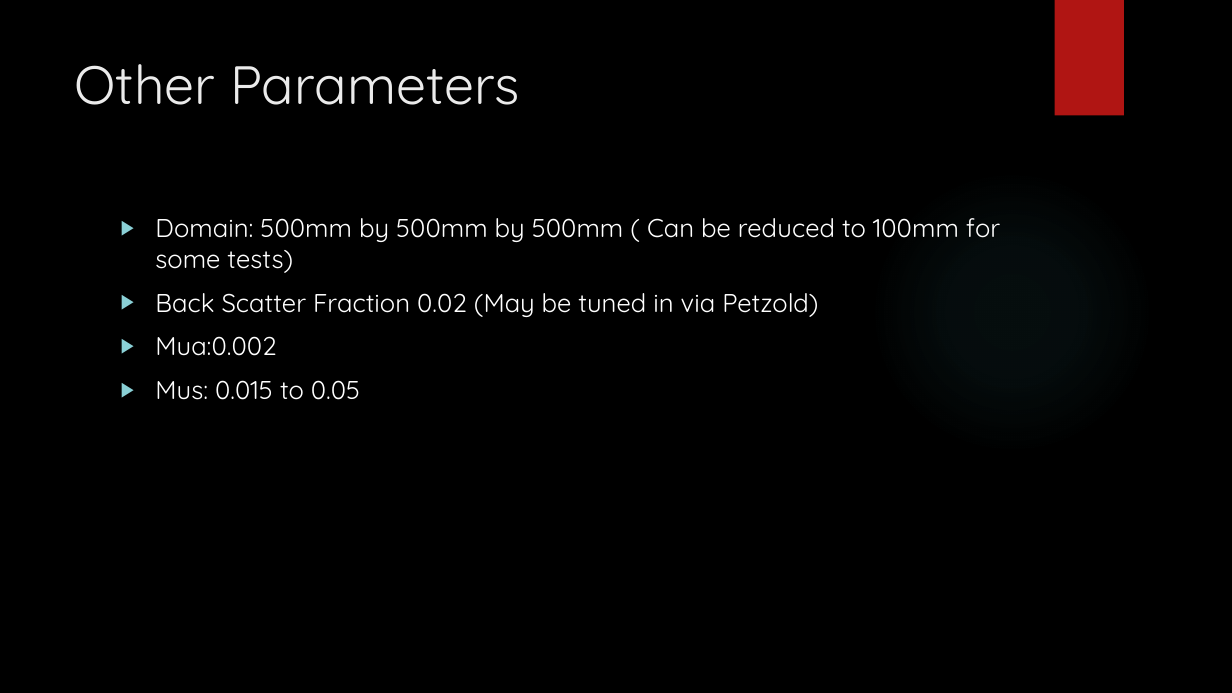
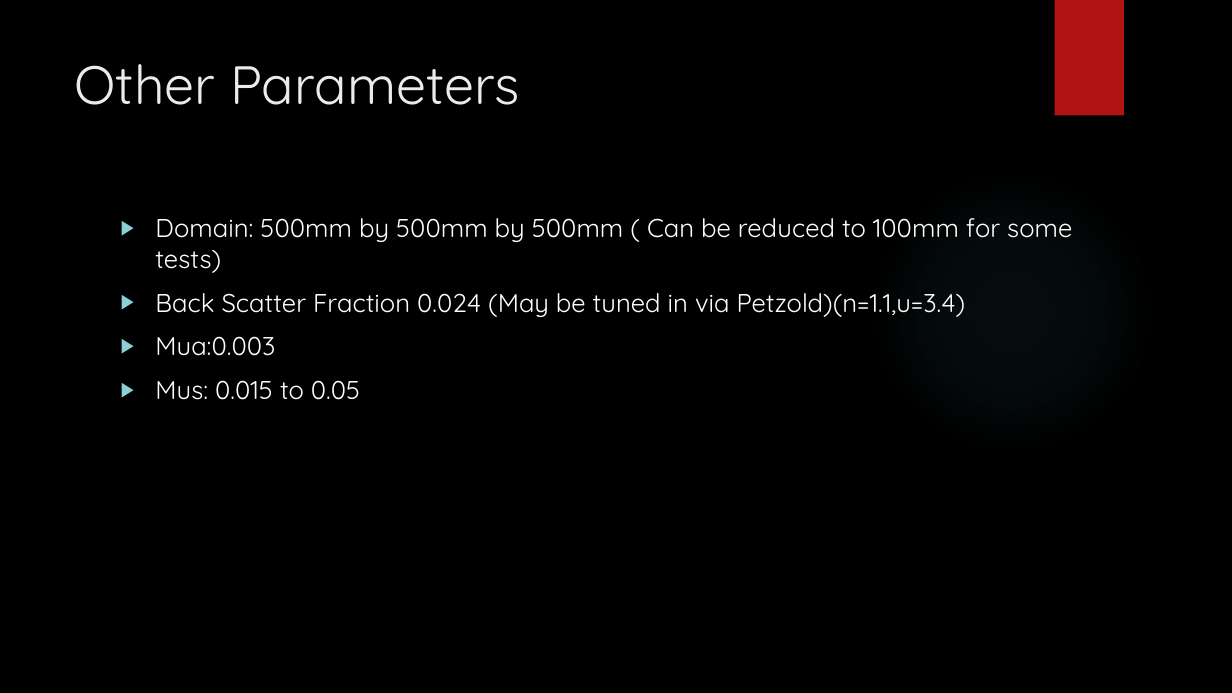
Before and after one commit to KAANVOLKAN05/GPGPU_Research, a slide deck: slide 6 of MonteCarlo/MonteCarloProj/Presentation for West River.pptx. Drawn at 1232x693 pixels with LibreOffice and Linux fonts; fonts in the diff are those of the drawing; background and template pictures are left out. Boxes give left, top, right and bottom in pixels: in the first picture for what was removed or moved away, otherwise in the second. Text is boxed around its words. In the diff, an @@ line names an element or a change of style, - is before the commit and + after.

```diff
--- a/MonteCarlo/MonteCarloProj/Presentation for West River.pptx
+++ b/MonteCarlo/MonteCarloProj/Presentation for West River.pptx
@@ text at <box>155,293,966,356</box>: text changed @@
-▶ Back Scatter Fraction 0.02 (May be tuned in via Petzold)
-▶ Mua:0.002
+▶ Back Scatter Fraction 0.024 (May be tuned in via Petzold)(n=1.1,u=3.4)
+▶ Mua:0.003
```
Also in this commit, not shown: 1 other file.
